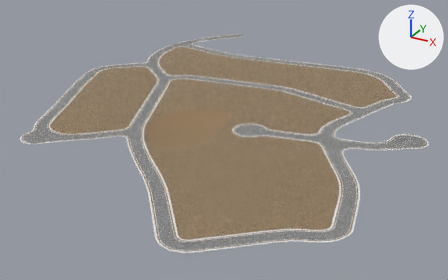
Renders of the FBX model GMAP377/Assets/Models/Austen/roadstest.fbx from each side of a commit.
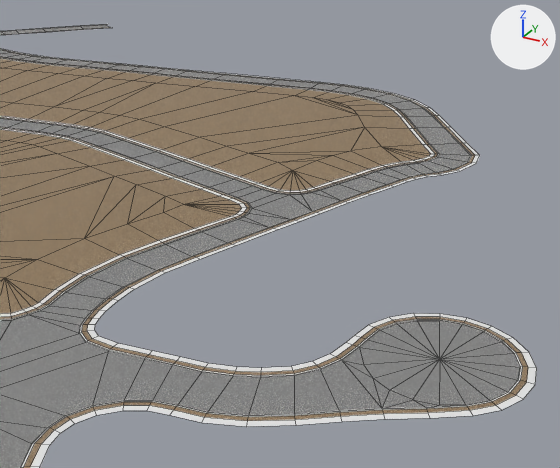
Old and new are each drawn whole from a 50 mm camera at (1548.7, -168.2, 202.5) aimed at (1297.2, 289.1, -26.1) and again close up from a 50 mm camera at (1489.6, 186.7, 73.8) aimed at (1426.1, 302.1, 16.1). Every picture has the same lights, and +X, +Y and +Z are marked at upper right. The first two pictures are the older version. The close-ups show mesh edges as thin lines.

Names of what the first close-up shows: 'roads'.
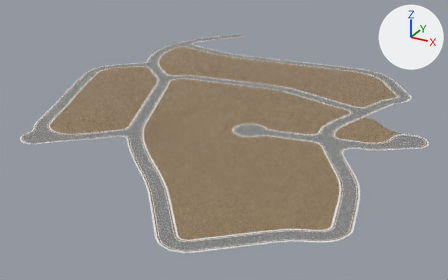
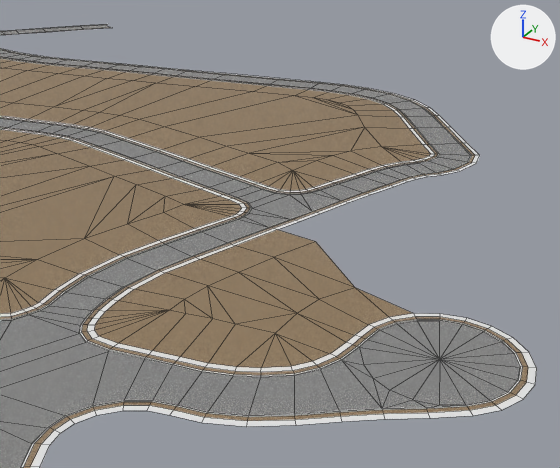
The newer file is also turned or shifted as a whole; pictures and numbers use the older file's frame.

Boxes [x1, y1, x2, y2] around the edits, measured in the close-ups (560 x 468 px):
part 1 of me_roads_002, added (brown): after [95, 230, 412, 368]

The change in detail:
me_roads_002 is used by ob_roads; location (1300.1, 290.7, 6.0).
me_roads_002 had 2608 vertices, 2672 faces and spanned x -183.0..176.0, y -215.0..242.0, z -6.0..2.0.
me_roads_002 now has 2621 vertices, 2707 faces and spans x -183.0..176.0, y -215.0..242.0, z -6.0..2.0.
Part 1, on me_roads_002:
13 vertices are added at x 116.0..141.0, y -10.0..28.0, z 2.0.
35 new faces join them, mat_grasstile (picture img_grassdead_d_png).
